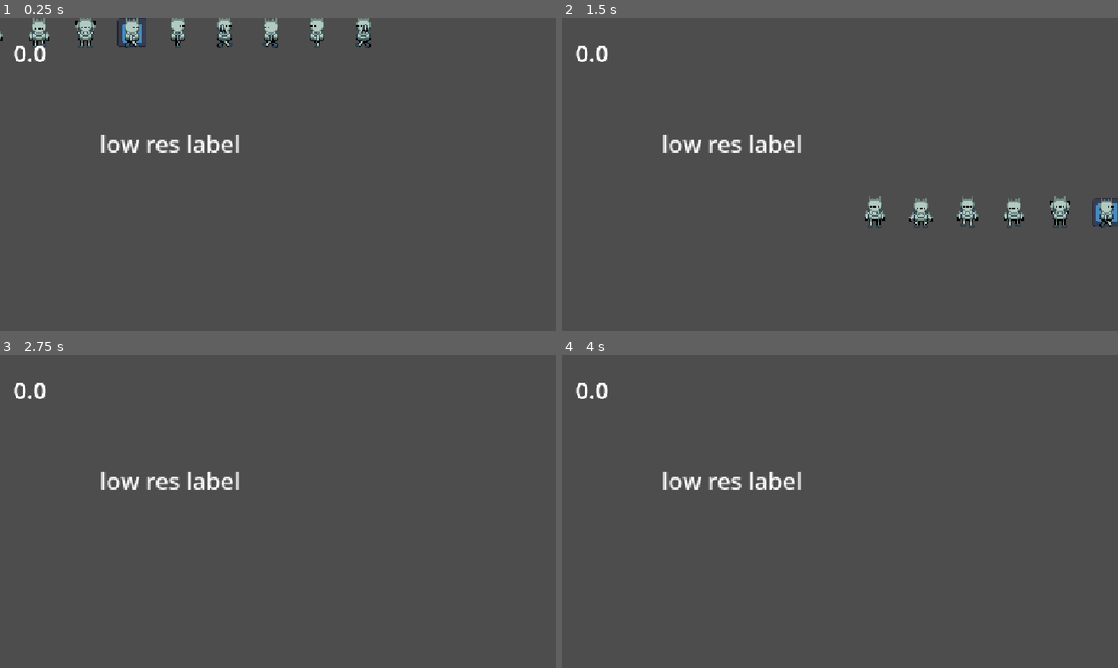
Above: before the commit, frames 1-4 (two rows, left to right).
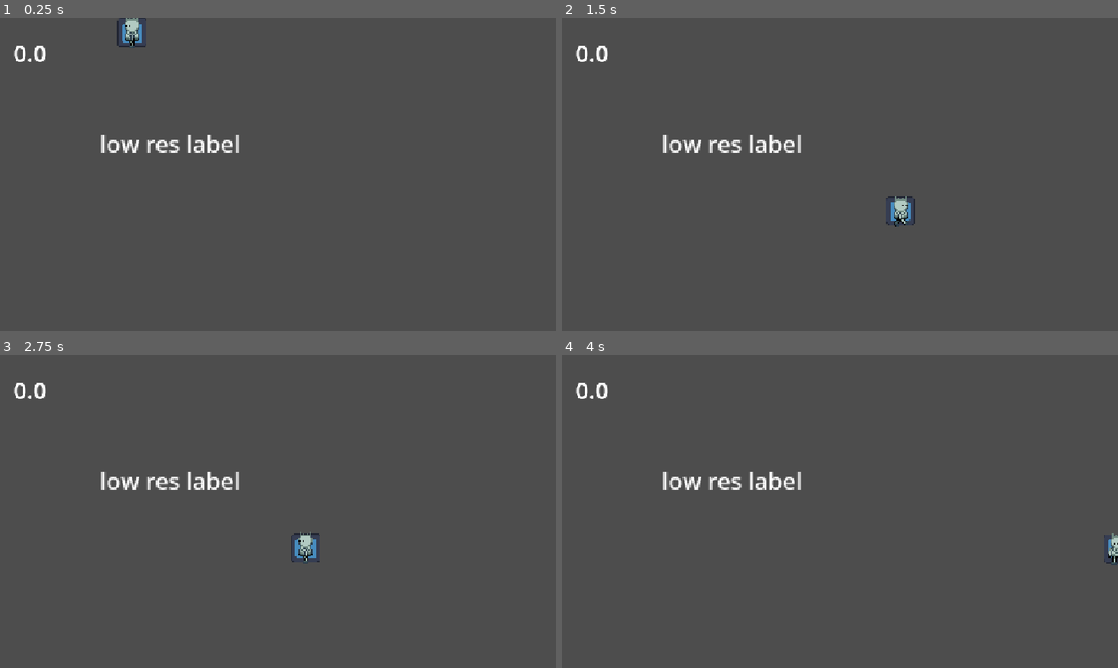
Above: after the commit, the same moments.

Repository: karelisso/R7L_fe
Game: Godot game, scene res://Main.tscn
The game is run twice, just before and just after one commit, with the same random seed, the same clock (stepped at 60 frames per second) and the same inputs. The engine's default icon, where the game draws it, is replaced by a stand-in: a white triangle on a blue panel in a dark square.
Inputs:
- Up to frame 1 (0.25 s): no input
- Up to frame 2 (1.5 s): hold Right (right) from 0.53 s (still down); tap Space (jump) at 0.77 s
- Up to frame 3 (2.75 s): tap Space (jump) at 1.52 s; release Right (right) at 2.03 s; hold Left (left) from 2.03 s (still down)
- Up to frame 4 (4 s): release Left (left) at 2.78 s; hold Right (right) from 2.78 s (still down); tap Space (jump) at 3.02, 3.77 s

The runs differ from the first frame. In frame 1, 1.4% of the frame differs, in the area x 0-67%, y 0-10%; in frame 2, 1.7%, in the area x 54-100%, y 56-68%; in frame 3, 0.3%; in frame 4, 0.1%.

Commit message:
anim works

Diff:
--- a/scene_test/character.tscn
+++ b/scene_test/character.tscn
@@ -9,15 +9,125 @@
 [sub_resource type="PlaneMesh" id="PlaneMesh_esqvk"]
 orientation = 2
 
+[sub_resource type="AtlasTexture" id="AtlasTexture_ij4jk"]
+atlas = ExtResource("3_ij4jk")
+region = Rect2(0, 0, 32, 32)
+
+[sub_resource type="AtlasTexture" id="AtlasTexture_1lnc3"]
+atlas = ExtResource("3_ij4jk")
+region = Rect2(32, 0, 32, 32)
+
+[sub_resource type="AtlasTexture" id="AtlasTexture_v778l"]
+atlas = ExtResource("3_ij4jk")
+region = Rect2(64, 0, 32, 32)
+
+[sub_resource type="AtlasTexture" id="AtlasTexture_0f8uk"]
+atlas = ExtResource("3_ij4jk")
+region = Rect2(64, 0, 32, 32)
+
+[sub_resource type="AtlasTexture" id="AtlasTexture_kvwq6"]
+atlas = ExtResource("3_ij4jk")
+region = Rect2(96, 0, 32, 32)
+
+[sub_resource type="AtlasTexture" id="AtlasTexture_46sto"]
+atlas = ExtResource("3_ij4jk")
+region = Rect2(0, 0, 32, 32)
+
+[sub_resource type="AtlasTexture" id="AtlasTexture_3bv08"]
+atlas = ExtResource("3_ij4jk")
+region = Rect2(192, 0, 32, 32)
+
+[sub_resource type="AtlasTexture" id="AtlasTexture_gsxvj"]
+atlas = ExtResource("3_ij4jk")
+region = Rect2(288, 0, 32, 32)
+
+[sub_resource type="AtlasTexture" id="AtlasTexture_am0gq"]
+atlas = ExtResource("3_ij4jk")
+region = Rect2(256, 0, 32, 32)
+
+[sub_resource type="AtlasTexture" id="AtlasTexture_wvxon"]
+atlas = ExtResource("3_ij4jk")
+region = Rect2(288, 0, 32, 32)
+
+[sub_resource type="AtlasTexture" id="AtlasTexture_ywicx"]
+atlas = ExtResource("3_ij4jk")
+region = Rect2(320, 0, 32, 32)
+
+[sub_resource type="AtlasTexture" id="AtlasTexture_p4w51"]
+atlas = ExtResource("3_ij4jk")
+region = Rect2(160, 0, 32, 32)
+
+[sub_resource type="AtlasTexture" id="AtlasTexture_jb4b3"]
+atlas = ExtResource("3_ij4jk")
+region = Rect2(192, 0, 32, 32)
+
+[sub_resource type="AtlasTexture" id="AtlasTexture_2onrj"]
+atlas = ExtResource("3_ij4jk")
+region = Rect2(224, 0, 32, 32)
+
 [sub_resource type="SpriteFrames" id="SpriteFrames_xrivr"]
 animations = [{
 "frames": [{
 "duration": 1.0,
-"texture": ExtResource("3_ij4jk")
+"texture": SubResource("AtlasTexture_ij4jk")
+}, {
+"duration": 1.0,
+"texture": SubResource("AtlasTexture_1lnc3")
+}, {
+"duration": 1.0,
+"texture": SubResource("AtlasTexture_v778l")
+}, {
+"duration": 1.0,
+"texture": SubResource("AtlasTexture_0f8uk")
+}, {
+"duration": 1.0,
+"texture": SubResource("AtlasTexture_kvwq6")
 }],
 "loop": 1,
-"name": &"default",
+"name": &"idl",
 "speed": 5.0
+}, {
+"frames": [{
+"duration": 1.0,
+"texture": SubResource("AtlasTexture_46sto")
+}, {
+"duration": 1.0,
+"texture": SubResource("AtlasTexture_3bv08")
+}, {
+"duration": 1.0,
+"texture": SubResource("AtlasTexture_gsxvj")
+}],
+"loop": 1,
+"name": &"spin",
+"speed": 10.0
+}, {
+"frames": [{
+"duration": 1.0,
+"texture": SubResource("AtlasTexture_am0gq")
+}, {
+"duration": 1.0,
+"texture": SubResource("AtlasTexture_wvxon")
+}, {
+"duration": 1.0,
+"texture": SubResource("AtlasTexture_ywicx")
+}],
+"loop": 1,
+"name": &"walkleft",
+"speed": 12.0
+}, {
+"frames": [{
+"duration": 1.0,
+"texture": SubResource("AtlasTexture_p4w51")
+}, {
+"duration": 1.0,
+"texture": SubResource("AtlasTexture_jb4b3")
+}, {
+"duration": 1.0,
+"texture": SubResource("AtlasTexture_2onrj")
+}],
+"loop": 1,
+"name": &"walkrigh",
+"speed": 12.0
 }]
 
 [node name="Character" type="CharacterBody2D" unique_id=466616266]
@@ -40,5 +150,6 @@
 
 [node name="AnimatedSprite2D" type="AnimatedSprite2D" parent="." unique_id=1458269014]
 sprite_frames = SubResource("SpriteFrames_xrivr")
+animation = &"walkrigh"
 
 [connection signal="area_entered" from="Area2D" to="." method="_on_area_2d_area_entered"]
--- a/scene_test/character_body_2d.gd
+++ b/scene_test/character_body_2d.gd
@@ -1,10 +1,14 @@
 extends CharacterBody2D
 
-@export var gravity_growth = 0.01
-var gravity = 5
-var SPEED = 300.0
+var gravity_growth:float = 0.01
+var gravity:float = 5.0
+var SPEED = 150.0
 var JUMP_VELOCITY = -200.0
+@onready var anim = $AnimatedSprite2D
 
+func _init() -> void:
+	gravity = 5.0
+	gravity_growth = 0.01
 
 func _physics_process(_delta):
 
@@ -12,7 +16,14 @@
 
 	if not is_on_floor():
 		velocity.y += gravity
-
+		anim.play("spin")
+	else:
+		if velocity.x >0.2:
+			anim.play("walkrigh")
+		elif velocity.x < -0.2:
+			anim.play("walkleft")
+		else:
+			anim.play("idl")
 	if Input.is_action_just_pressed("jump") and is_on_floor():
 		velocity.y = JUMP_VELOCITY
 
@@ -21,7 +32,6 @@
 		velocity.x = direction * SPEED
 	else:
 		velocity.x = move_toward(velocity.x, 0, SPEED)
-
 	move_and_slide()
 
 
